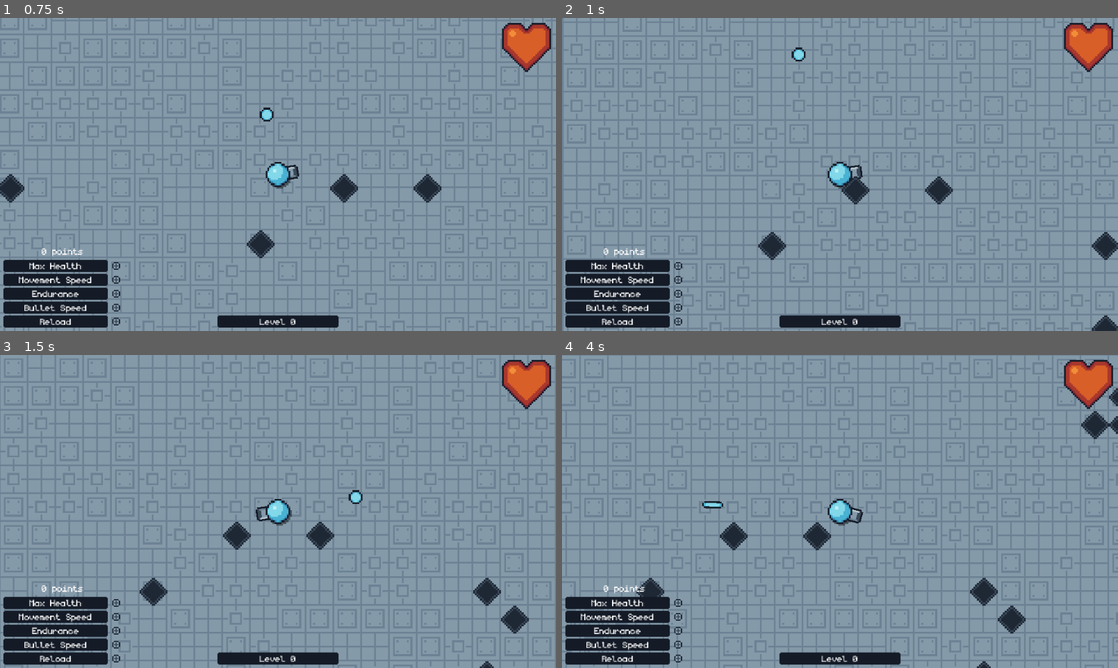
Above: before the commit, frames 1-4 (two rows, left to right).
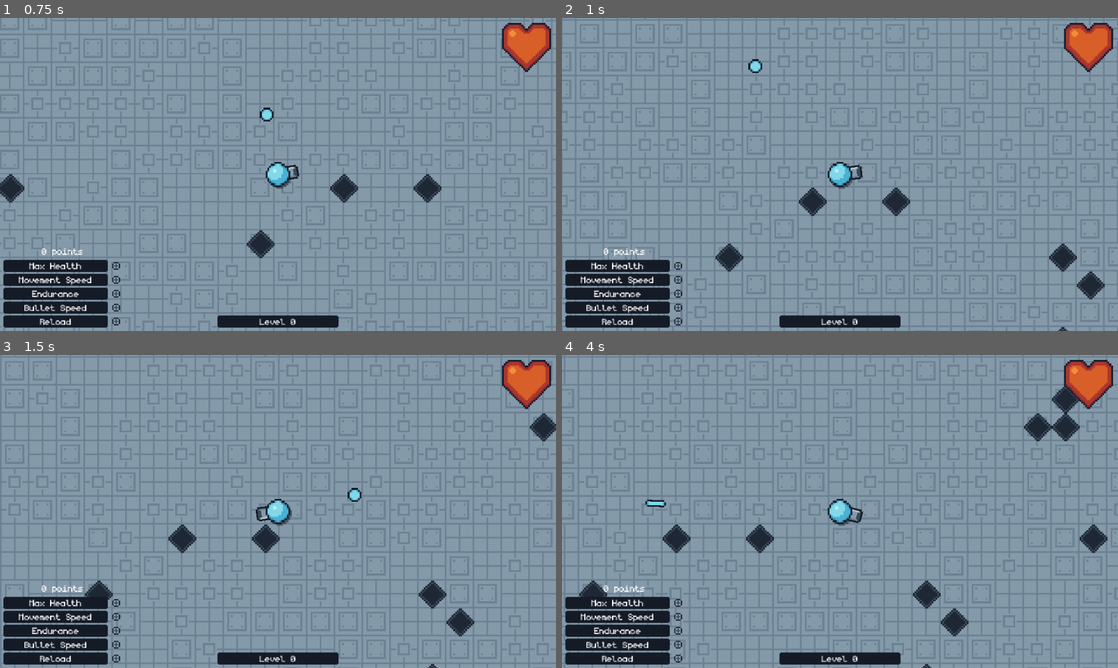
Above: after the commit, the same moments.

Repository: WirelessNine/Geometry-Shooter
Game: Godot game, scene res://scenes/main/game.tscn
Two runs of this game, one before a commit and one after it. Both use one fixed random seed, a clock stepped at 60 frames per second and the inputs below.
Inputs (mouse positions are in pixels of both pictures, inside the frame that each line leads up to):
- Up to frame 1 (0.75 s): tap Enter (ui_accept) at 0.5 s; move the mouse to (400, 158) at 0.52 s; press the mouse at (400, 158) at 0.53 s; hold D (right) from 0.53 s (still down)
- Up to frame 2 (1 s): keep holding D (right); tap Enter (ui_accept) at 0.77 s; tap Shift (dash, bound only after the commit) at 0.8 s
- Up to frame 3 (1.5 s): release D (right) at 1.25 s; release the mouse at (400, 495) at 1.25 s; drag from (166, 527) to (311, 502) at 1.27 s
- Up to frame 4 (4 s): move the mouse to (895, 442) at 2.02 s; press the mouse at (895, 442) at 2.03 s; hold D (right) 2.03-2.75 s; tap Shift (dash, bound only after the commit) at 2.3, 3.8 s; release the mouse at (895, 442) at 2.75 s; drag from (812, 574) to (840, 370) at 2.77 s; move the mouse to (1006, 558) at 3.52 s; hold A (left) from 3.53 s (still down); tap I at 3.6 s; tap Enter (ui_accept) at 3.77 s

Frame 1 is identical in both runs. In frame 2, 26% of the frame differs, in the area x 0-100%, y 0-100%; in frame 3, 27%; in frame 4, 30%.

Commit message:
Add dodge dashing

Diff:
--- a/project.godot
+++ b/project.godot
@@ -80,6 +80,11 @@
 "events": [Object(InputEventMouseButton,"resource_local_to_scene":false,"resource_name":"","device":-1,"window_id":0,"a …(253 unchanged characters)…
 ]
 }
+dash={
+"deadzone": 0.2,
+"events": [Object(InputEventKey,"resource_local_to_scene":false,"resource_name":"","device":-1,"window_id":0,"alt_pressed":false,"shift_pressed":false,"ctrl_pressed":false,"meta_pressed":false,"pressed":false,"keycode":0,"physical_keycode":4194325,"key_label":0,"unicode":0,"location":0,"echo":false,"script":null)
+]
+}
 
 [layer_names]
 
--- a/scenes/characters/player.tscn
+++ b/scenes/characters/player.tscn
@@ -34,9 +34,18 @@
 one_shot = true
 
 [node name="RegenerationTimer" type="Timer" parent="." unique_id=1654279934]
+unique_name_in_owner = true
 process_callback = 0
 wait_time = 5.0
 autostart = true
 
-[connection signal="timeout" from="BulletTimer" to="." method="_on_bullet_timer_timeout"]
-[connection signal="timeout" from="RegenerationTimer" to="." method="_on_regeneration_timer_timeout"]
+[node name="DashTimer" type="Timer" parent="." unique_id=1058162326]
+unique_name_in_owner = true
+process_callback = 0
+wait_time = 0.05
+one_shot = true
+
+[node name="DashCooldown" type="Timer" parent="." unique_id=830097461]
+unique_name_in_owner = true
+process_callback = 0
+one_shot = true
--- a/scripts/characters/player_2d.gd
+++ b/scripts/characters/player_2d.gd
@@ -4,23 +4,37 @@
 const DEFAULT_HEALTH: int = 100
 
 const DEFAULT_SPEED: float = 120.0
+const DASH_SPEED: float = 400.0
 const SMOOTHNESS: float = 20.0
 
 var current_turret_data: WeaponData
 var current_turret: Turret2D
-var shoot_db: bool = false
 
-@onready var bullet_timer: Timer = %BulletTimer
+var can_shoot: bool = false
+var has_immunity: bool = false
+var can_dash: bool = true
+var is_dashing: bool = false
 
 var health: int
 
+@onready var bullet_timer: Timer = %BulletTimer
+@onready var regeneration_timer: Timer = %RegenerationTimer
+@onready var dash_timer: Timer = %DashTimer
+@onready var dash_cooldown: Timer = %DashCooldown
+
 
 func _ready() -> void:
+	health = get_max_health()
+	Globals.player = self
+
+	Globals.player_health_changed.emit(health)
+
 	set_turret(Globals.weapon_collection.get_item("shooter_weapon"))
-	health = get_max_health()
 
-	Globals.player = self
-	Globals.player_health_changed.emit(health)
+	bullet_timer.timeout.connect(_on_bullet_timer_timeout)
+	regeneration_timer.timeout.connect((_on_regeneration_timer_timeout))
+	dash_timer.timeout.connect(_on_dash_timer_timeout)
+	dash_cooldown.timeout.connect(_on_dash_cooldown_timeout)
 
 	Globals.level_changed.connect(
 		func() -> void:
@@ -41,6 +55,9 @@
 
 
 func take_damage(amount: int) -> void:
+	if has_immunity:
+		return
+
 	health -= amount
 
 	if health <= 0:
@@ -76,11 +93,21 @@
 
 func _handle_movement(delta: float) -> void:
 	var input_vector: Vector2 = Input.get_vector(&"left", &"right", &"up", &"down")
-	var lerp_weight: float = delta * SMOOTHNESS
 
-	var speed: float = DEFAULT_SPEED * Globals.movement_speed_upgrade.value
+	if Input.is_action_just_pressed(&"dash") and can_dash and input_vector:
+		is_dashing = true
+		has_immunity = true
+		can_dash = false
 
-	velocity = velocity.lerp(input_vector * speed, lerp_weight)
+		dash_timer.start()
+
+		velocity = input_vector * DASH_SPEED
+
+	if not is_dashing:
+		var lerp_weight: float = delta * SMOOTHNESS
+		var speed: float = DEFAULT_SPEED * Globals.movement_speed_upgrade.value
+
+		velocity = velocity.lerp(input_vector * speed, lerp_weight)
 
 	move_and_slide()
 
@@ -91,16 +118,27 @@
 
 	current_turret.rotation = lerp_angle(current_turret.rotation, to_mouse.angle(), delta * 20.0)
 
-	if Input.is_action_pressed(&"shoot") and not shoot_db:
-		shoot_db = true
+	if Input.is_action_pressed(&"shoot") and not can_shoot:
+		can_shoot = true
 
 		current_turret.shoot()
 		bullet_timer.start(current_turret.weapon_data.shoot_delay)
 
 
 func _on_bullet_timer_timeout() -> void:
-	shoot_db = false
+	can_shoot = false
 
 
 func _on_regeneration_timer_timeout() -> void:
 	add_health(roundi(get_max_health() * 0.05))
+
+
+func _on_dash_timer_timeout() -> void:
+	is_dashing = false
+	has_immunity = false
+
+	dash_cooldown.start()
+
+
+func _on_dash_cooldown_timeout() -> void:
+	can_dash = true
Not shown, changed: kanban_tasks_data.kanban
